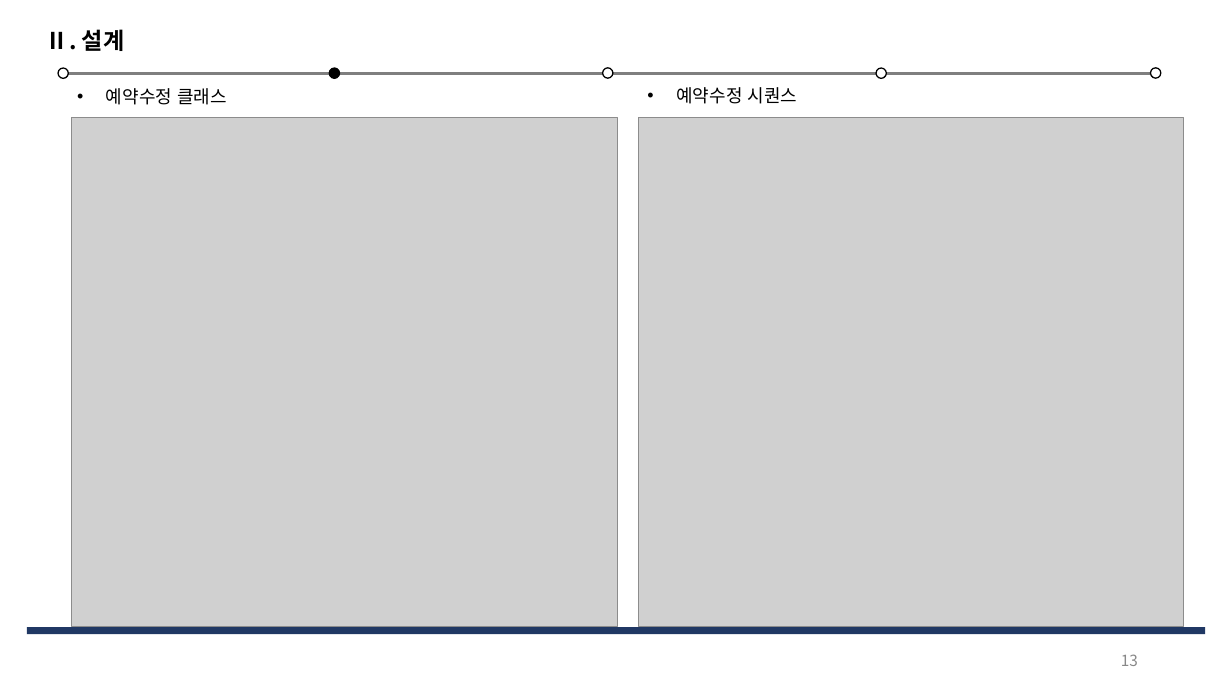
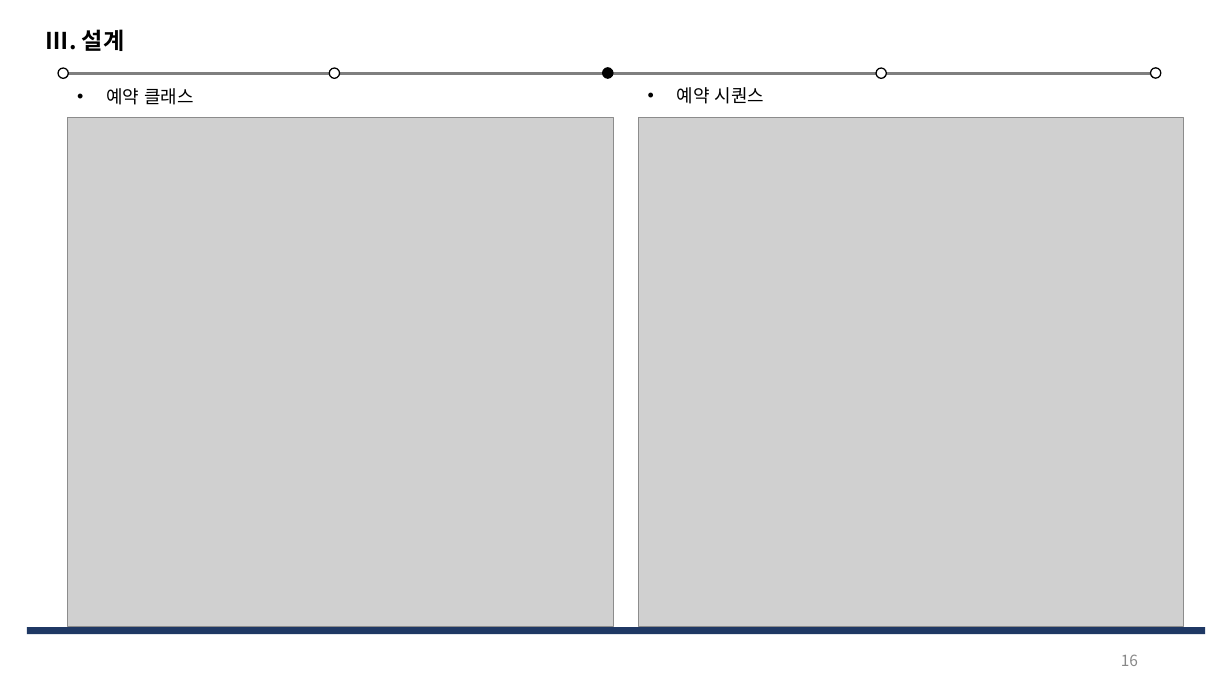
Before and after one commit to Jeeseob/SoftwareEngineering, a slide deck: slide 16 of 소공_기말발표.pptx (slide 13 before the commit). Drawn at 1232x693 pixels with LibreOffice and Linux fonts; fonts in the diff are those of the drawing; grey boxes stand for pictures. Boxes give left, top, right and bottom in pixels: in the first picture for what was removed or moved away, otherwise in the second. Text is boxed around its words. In the diff, an @@ line names an element or a change of style, - is before the commit and + after.

```diff
--- a/소공_기말발표.pptx
+++ b/소공_기말발표.pptx
@@ text at [46, 29, 125, 51]: text changed @@
-Ⅱ. 설계
+Ⅲ. 설계
@@ text at [106, 88, 194, 105]: text changed @@
-• 예약수정 클래스
+• 예약 클래스
@@ ellipse at [329, 68, 339, 79]: fill #000000 to #FFFFFF @@
@@ ellipse at [603, 67, 613, 78]: fill #FFFFFF to #000000 @@
@@ text at [676, 87, 765, 104]: text changed @@
-• 예약수정 시퀀스
+• 예약 시퀀스
@@ picture: place and size @@
-picture at [72, 117, 618, 627]
+picture at [68, 117, 615, 627]
@@ rectangle at [27, 628, 1205, 635]: fill #203864 to #1F3864 @@
@@ page number at [1121, 654, 1138, 666]: text changed @@
-13
+16
```
Also in this commit, not shown: 21 other slides changed, 3 slides added.
